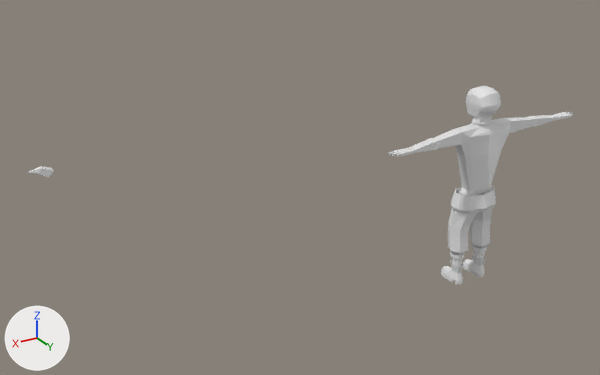
What one commit did to the Blender file shipi.blend.
Before and after are seen from a 50 mm lens placed at (41.1, 42.5, 32.5), pointed at (13.9, -2.8, 9.8). Arrows for +X, +Y and +Z are at lower left; the lights stay in place. The older version comes first.

Objects in the first picture: 'clothes', 'fullBody' and 1 more.
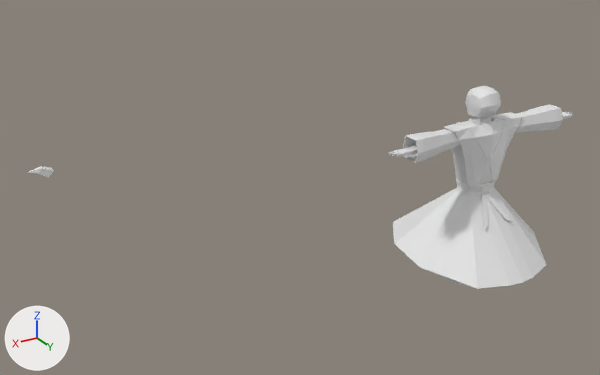
The change, as JSON lines over the scene's bpy script:
```json
{"op": "add", "block": "me_cube_013", "code": ["me_cube_013 = bpy.data.meshes.new('Cube.013')", "me_cube_013.from_pydata(...)  # 117 vertices, 80 faces; spans x 0.0..5.55, y -4.94..4.49, z -6.42..2.27", "# faces by material slot: [31, 49]", "me_cube_013.materials.append(mat_material_001)  # white #e7e7e7"]}
{"op": "add", "block": "me_cube_002", "code": ["me_cube_002 = bpy.data.meshes.new('Cube.002')", "me_cube_002.from_pydata(...)  # 393 vertices, 369 faces; spans x 0.0..2.65, y -1.44..1.02, z -8.28..2.33", "# faces by material slot: [2, 166, 201]", "me_cube_002.materials.append(mat_material)  # white #e7e7e7", "me_cube_002.materials.append(mat_material_001)  # white #e7e7e7"]}
{"op": "remove", "block": "ob_clothes", "code": ["ob_clothes = bpy.data.objects.new('clothes', me_circle)", "ob_clothes.location = (0.05, -0.08, 7.58)", "ob_clothes.scale = (1.7, 1.32, 1.7)", "_m = ob_clothes.modifiers.new('Mirror', 'MIRROR')", "_m.use_clip = True"]}
{"op": "add", "block": "ob_movingclothe", "code": ["ob_movingclothe = bpy.data.objects.new('movingClothe', me_cube_013)", "ob_movingclothe.location = (0.05, -0.03, 10.36)", "ob_movingclothe.scale = (1.25, 1.25, 1.25)", "_m = ob_movingclothe.modifiers.new('Mirror', 'MIRROR')", "_m.use_clip = True", "_m = ob_movingclothe.modifiers.new('Solidify', 'SOLIDIFY')", "_m.thickness = 0.05"]}
{"op": "add", "block": "ob_clothe", "code": ["ob_clothe = bpy.data.objects.new('clothe', me_cube_002)", "ob_clothe.location = (0.05, -0.03, 10.36)", "ob_clothe.scale = (1.25, 1.25, 1.25)", "_m = ob_clothe.modifiers.new('Mirror', 'MIRROR')", "_m.use_clip = True"]}
```

Location of each change, (x1, y1, x2, y2) in pixels of the pictures (600 x 375 px):
```json
{"object": "movingClothe", "change": "added", "after": [393, 104, 563, 289], "faces in mat_material_001 (white #e7e7e7)": [403, 104, 563, 230]}
{"object": "clothe", "change": "added", "after": [443, 112, 522, 284], "faces in mat_material_001 (white #e7e7e7)": [443, 112, 522, 196]}
{"object": "clothes", "change": "deleted", "before": [441, 185, 496, 284]}
{"object": "fullBody", "change": "unchanged, covered by the edit", "before": [389, 86, 573, 196], "after": [389, 86, 573, 157]}
```
